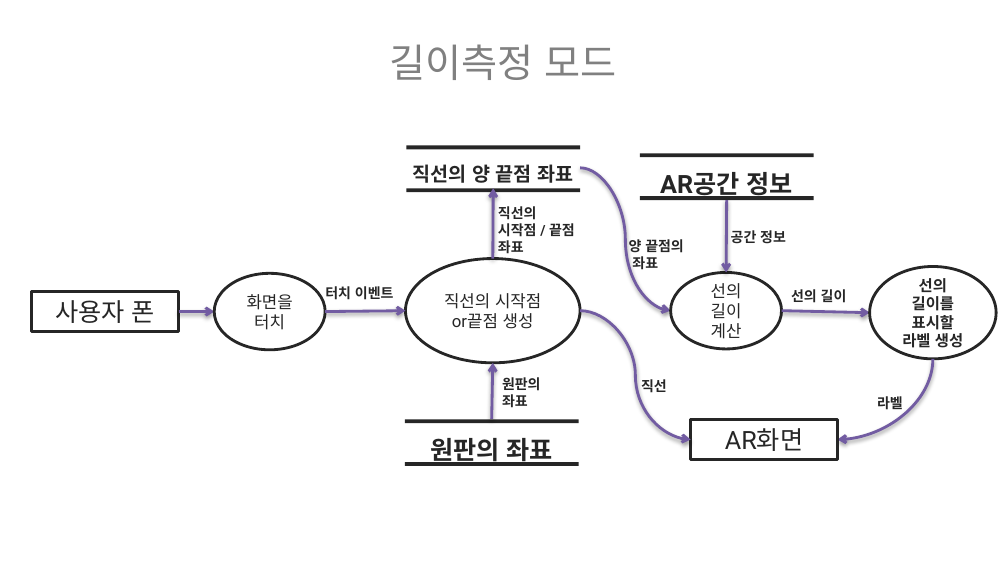
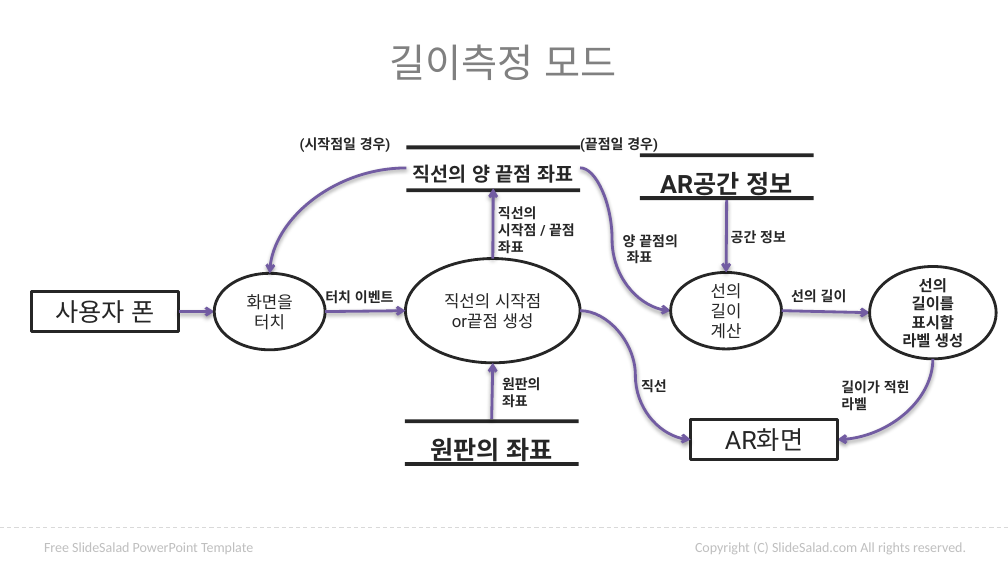
Before and after one commit to ptyoiy/ARwork, a slide deck: slide 18 of 호남-발표자료 - 복사본.pptx. Drawn at 1008x567 pixels with LibreOffice and Linux fonts; fonts in the diff are those of the drawing; background and template pictures are left out. Boxes give left, top, right and bottom in pixels: in the first picture for what was removed or moved away, otherwise in the second. Text is boxed around its words. In the diff, an @@ line names an element or a change of style, - is before the commit and + after.

```diff
--- a/호남-발표자료 - 복사본.pptx
+++ b/호남-발표자료 - 복사본.pptx
@@ text added at (x1=300, y1=137, x2=391, y2=152), 10 pt, text #262626, bold @@
+(시작점일 경우)
@@ text added at (x1=580, y1=137, x2=658, y2=152), 10 pt, text #262626, bold @@
+(끝점일 경우)
@@ curved arrow added from (406, 168) to (270, 273), #725CA2 2 pt @@
@@ curved arrow (581, 168) - (670, 310): route changed @@
@@ text "양 끝점의" moved from (x1=629, y1=239, x2=684, y2=272) to (x1=623, y1=234, x2=678, y2=264) @@
@@ text "터치 이벤트" moved from (x1=325, y1=286, x2=394, y2=300) to (x1=325, y1=290, x2=394, y2=306) @@
@@ text at (x1=841, y1=380, x2=910, y2=394): paragraph added @@
+길이가 적힌
@@ text "길이가 적힌" moved from (x1=877, y1=396, x2=903, y2=409) to (x1=841, y1=380, x2=910, y2=411) @@
@@ text at (x1=841, y1=397, x2=867, y2=411): line spacing 1.5 to 1 @@
@@ line added from (0, 527) to (1008, 527), #D9D9D9 0.75 pt dashed @@
@@ text added at (x1=44, y1=542, x2=253, y2=554), 10 pt, text #BFBFBF @@
+Free SlideSalad PowerPoint Template
@@ text added at (x1=695, y1=542, x2=966, y2=554), 10 pt, text #BFBFBF @@
+Copyright (C) SlideSalad.com All rights reserved.
```
Also in this commit, not shown: 5 other slides changed, 1 other file.
